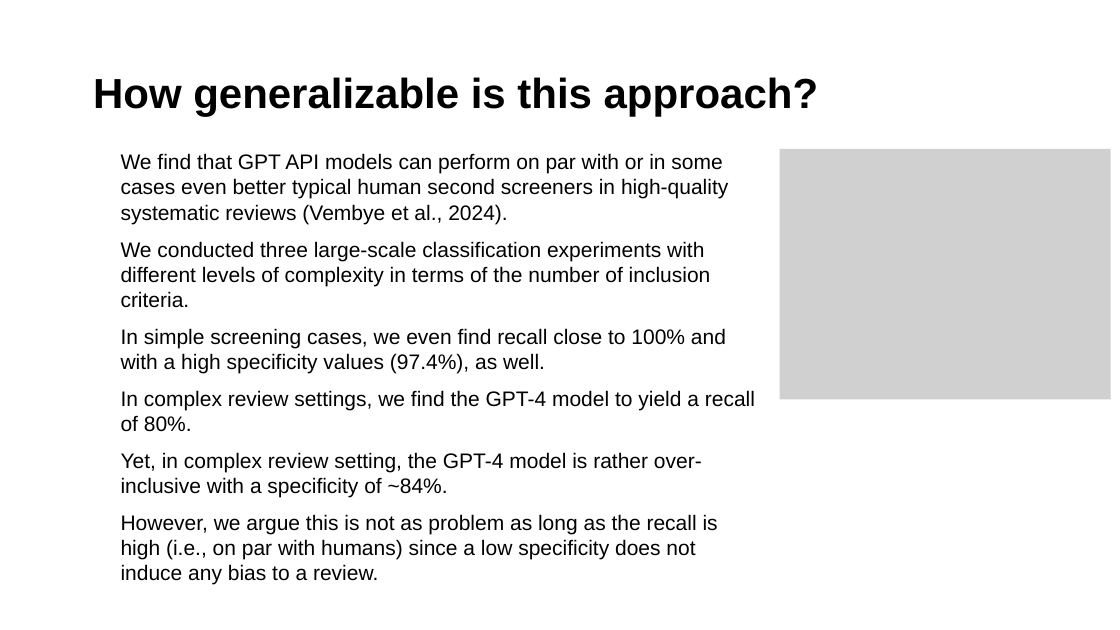
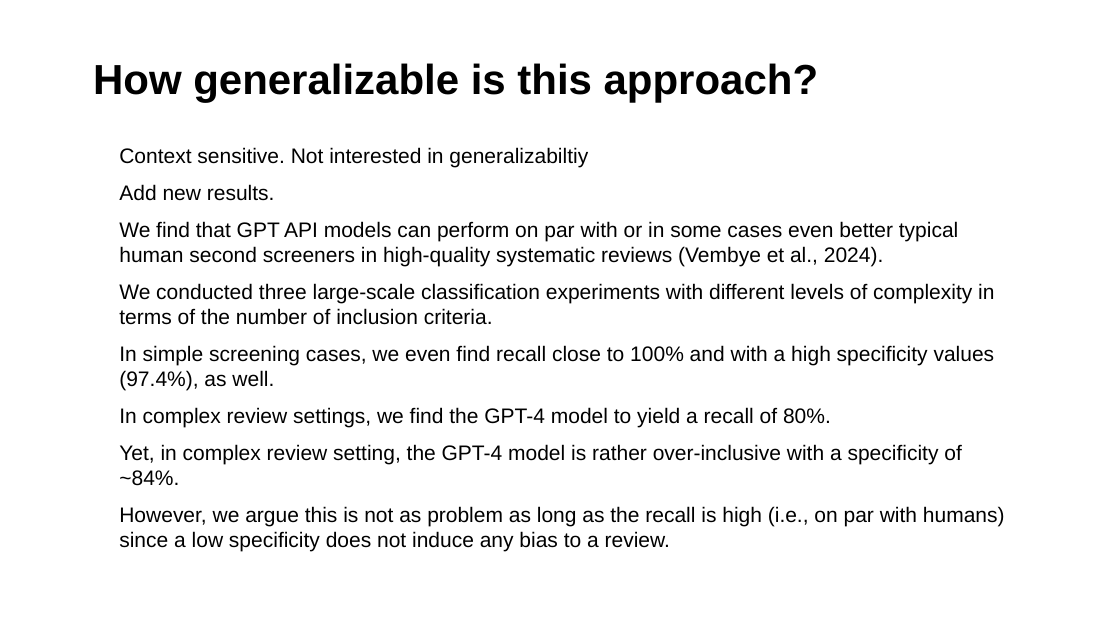
Before and after one commit to MikkelVembye/SRMA-SIG-presentation, a slide deck: slide 8 of SRMA SIG presentation 2024 .potx.pptx. Drawn at 1120x630 pixels with LibreOffice and Linux fonts; fonts in the diff are those of the drawing; grey boxes stand for pictures; background and template pictures are left out. Boxes give left, top, right and bottom in pixels: in the first picture for what was removed or moved away, otherwise in the second. Text is boxed around its words. In the diff, an @@ line names an element or a change of style, - is before the commit and + after.

```diff
--- a/SRMA SIG presentation 2024 .potx.pptx
+++ b/SRMA SIG presentation 2024 .potx.pptx
@@ title "How generalizable is this approach?": place and size @@
-title "How generalizable is this approach?" at <box>93,77,818,117</box>
+title "How generalizable is this approach?" at <box>93,63,818,102</box>
@@ text at <box>119,147,588,201</box>: paragraphs added @@
+• Context sensitive. Not interested in generalizabiltiy
+• Add new results.
@@ picture removed at <box>780,149,1111,399</box> @@
```
Also in this commit, not shown: 8 other slides changed, 2 slides added, 1 slide removed.
